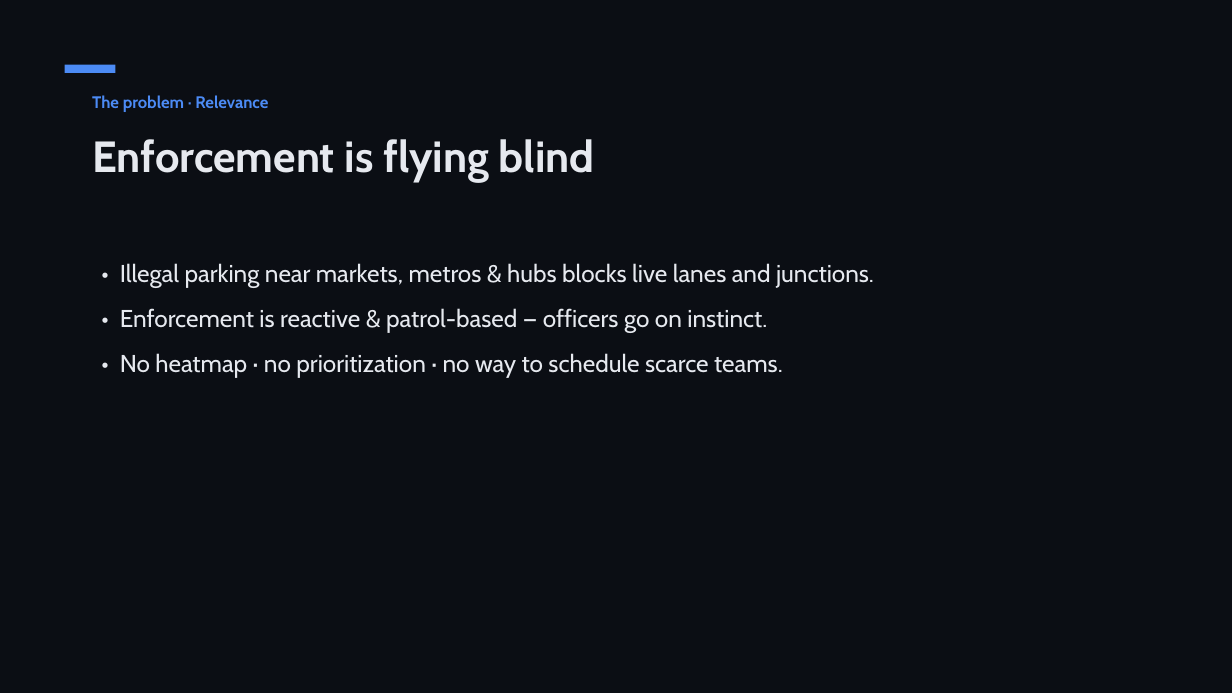
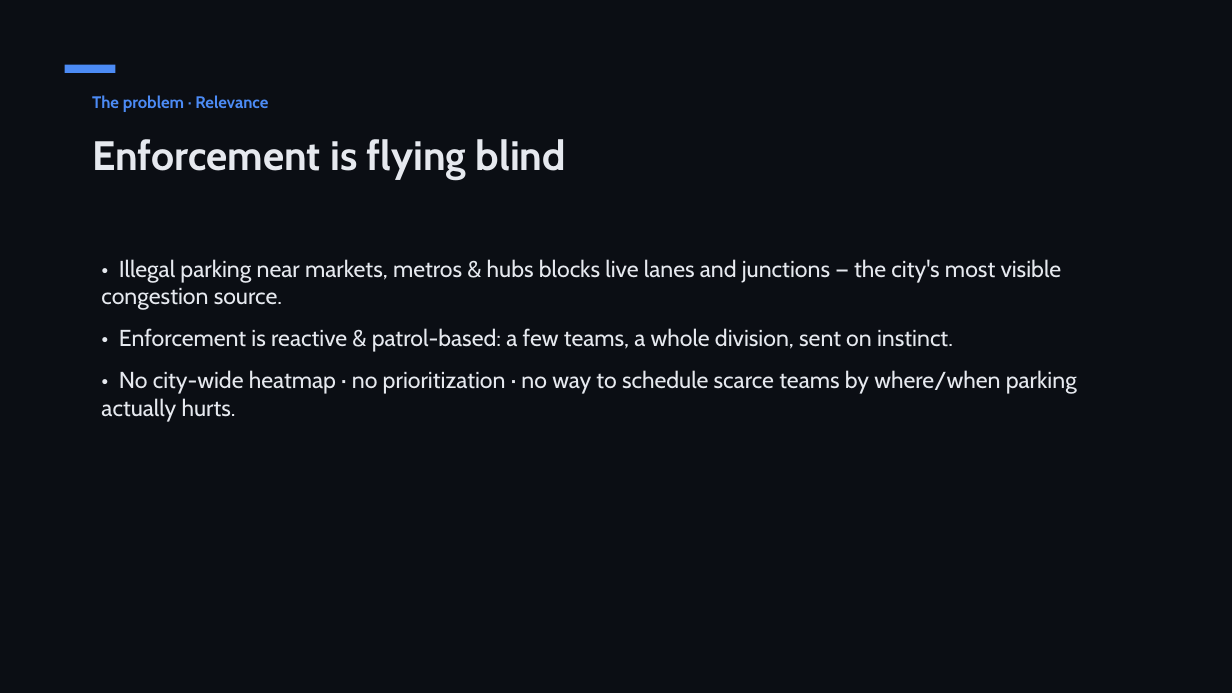
Before and after one commit to shubhambhattog/flipkart-gridlock-2.0-r2, a slide deck: slide 2 of pitch/ParkPulse_Deck.pptx. Drawn at 1232x693 pixels with LibreOffice and Linux fonts; fonts in the diff are those of the drawing. Boxes give left, top, right and bottom in pixels: in the first picture for what was removed or moved away, otherwise in the second. Text is boxed around its words. In the diff, an @@ line names an element or a change of style, - is before the commit and + after.

```diff
--- a/pitch/ParkPulse_Deck.pptx
+++ b/pitch/ParkPulse_Deck.pptx
@@ text "Enforcement is flying blind" at box(92, 139, 566, 180): size 34 to 32 pt @@
@@ text at box(101, 259, 1077, 422): text changed; size 19 to 18 pt @@
-• Illegal parking near markets, metros & hubs blocks live lanes and junctions.
-• Enforcement is reactive & patrol-based — officers go on instinct.
-• No heatmap · no prioritization · no way to schedule scarce teams.
+• Illegal parking near markets, metros & hubs blocks live lanes and junctions — the city's most visible congestion source.
+• Enforcement is reactive & patrol-based: a few teams, a whole division, sent on instinct.
+• No city-wide heatmap · no prioritization · no way to schedule scarce teams by where/when parking actually hurts.
```
Also in this commit, not shown: 12 other slides changed, 1 slide added, 20 other files.
